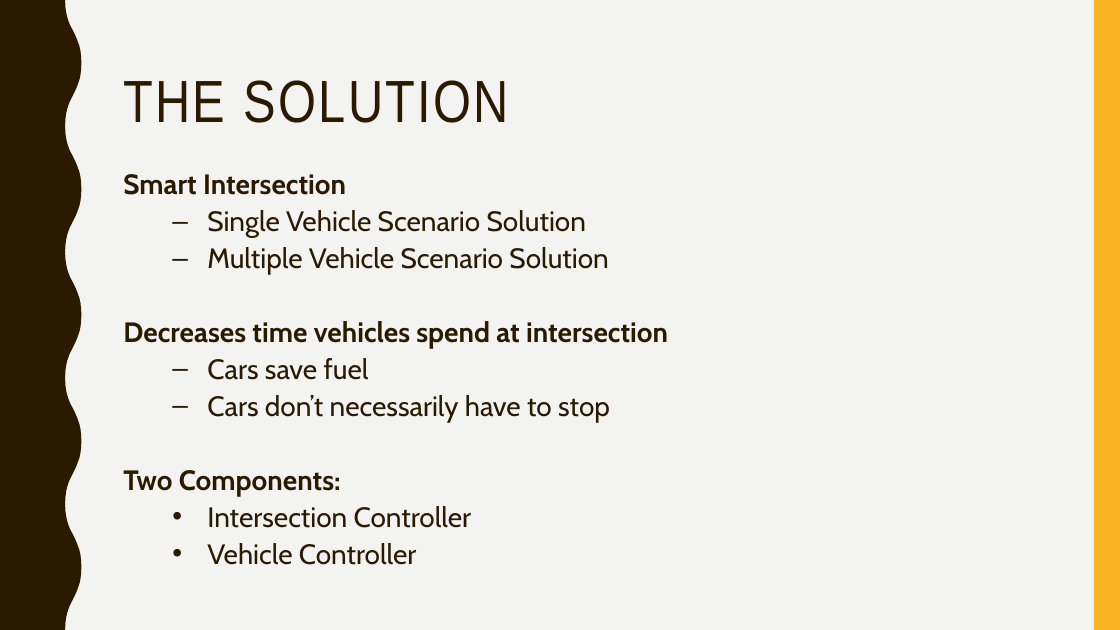
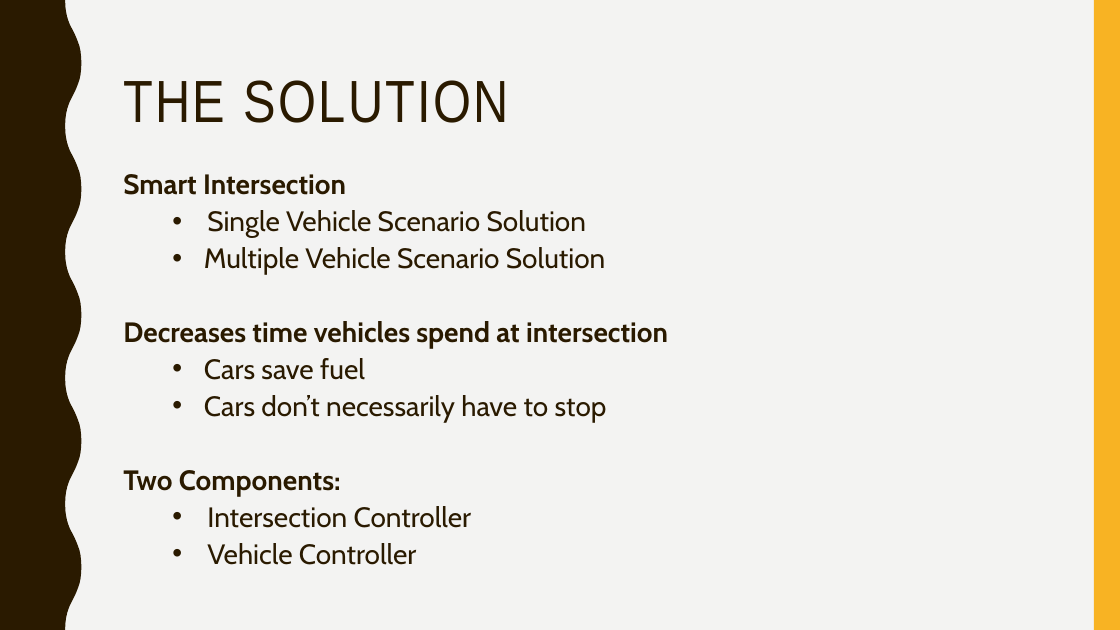
Before and after one commit to jean-lucas/vic, a slide deck: slide 3 of Presentation/Vehicle Intersection Control Presentation.pptx. Drawn at 1120x630 pixels with LibreOffice and Linux fonts; fonts in the diff are those of the drawing. Boxes give left, top, right and bottom in pixels: in the first picture for what was removed or moved away, otherwise in the second. Text is boxed around its words. In the diff, an @@ line names an element or a change of style, - is before the commit and + after.

```diff
--- a/Presentation/Vehicle Intersection Control Presentation.pptx
+++ b/Presentation/Vehicle Intersection Control Presentation.pptx
@@ text at (204,210,607,422): bullet – to • @@
```
Also in this commit, not shown: 5 other slides changed, 3 slides added, 2 slides removed, 2 other files.
